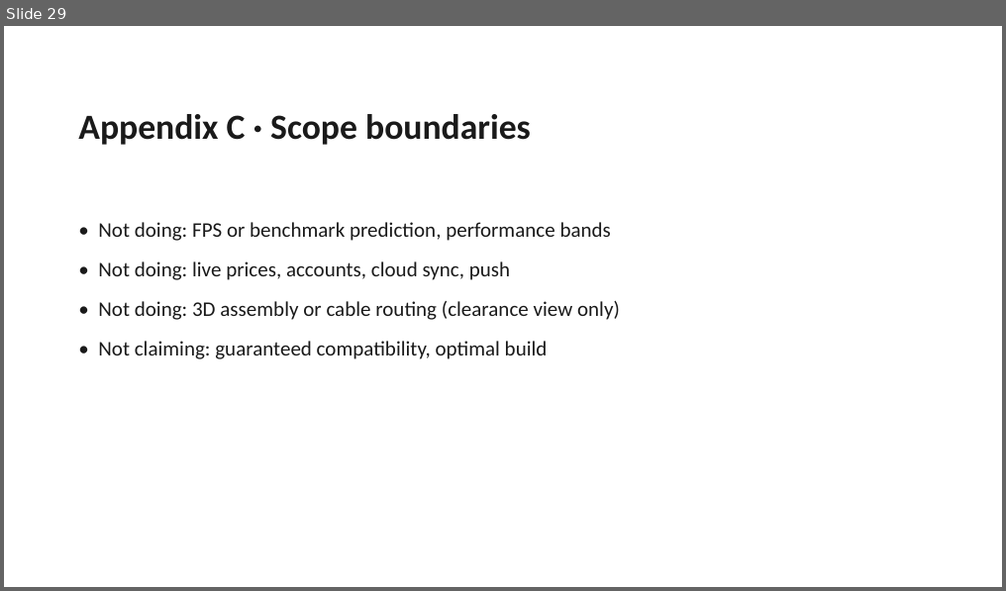
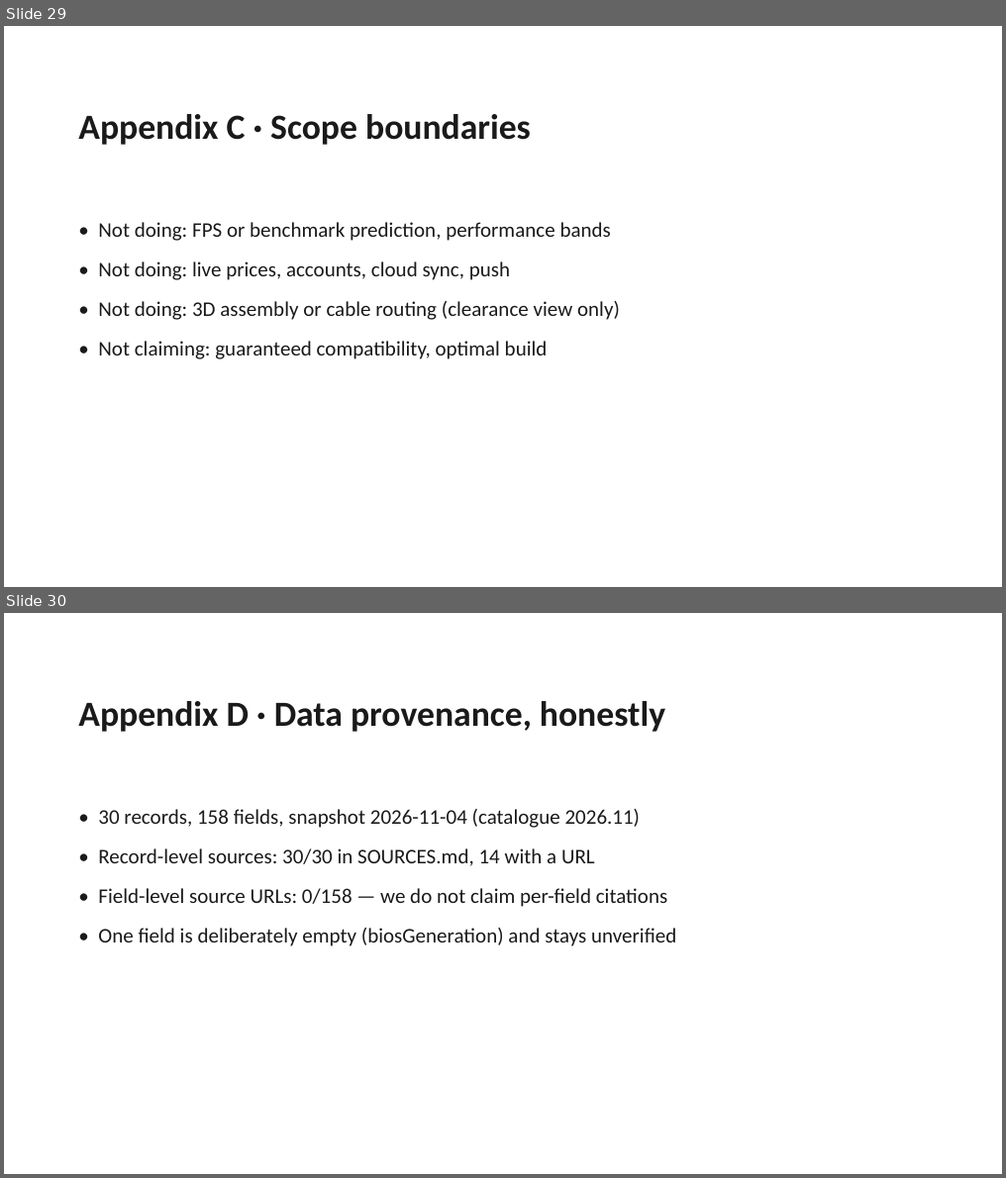
Before and after one commit to pc-buildmate/pcbuildmate, a slide deck: materials/source/Defense_Deck.pptx. Shown one above the other, each under a label of ours: slide 29 before the commit, slides 29 and 30 after it. The pictures are 1006x591 and 1006x1178 pixels, drawn with LibreOffice and Linux fonts; fonts in the diff are those of the drawing. Boxes give left, top, right and bottom in pixels: in the first picture for what was removed or moved away, otherwise in the second. Text is boxed around its words. In the diff, an @@ line names an element or a change of style, - is before the commit and + after.

Commit message:
docs(defense): appendix D for the data question (#120)
"Where does the data come from?" is likely now that the catalogue audit
publishes its numbers. Appendix D answers in four lines: 30 records and
158 fields at a dated snapshot, record-level sources 30/30 with 14 URLs,
field-level source URLs 0/158 (no per-field claim), and the one
deliberately empty field that stays unverified.

The outline's appendix table lists it with its trigger question.

```diff
--- a/materials/source/Defense_Deck.pptx
+++ b/materials/source/Defense_Deck.pptx
@@ slide 30 added at (4, 613, 1002, 1174), background #FFFFFF @@
@@ text added at (78, 701, 665, 732), 34 pt, text #1A1A1A, bold @@
+Appendix D · Data provenance, honestly
@@ text added at (98, 809, 676, 947), 20 pt, text #1A1A1A @@
+• 30 records, 158 fields, snapshot 2026-11-04 (catalogue 2026.11)
+• Record-level sources: 30/30 in SOURCES.md, 14 with a URL
+• Field-level source URLs: 0/158 — we do not claim per-field citations
+• One field is deliberately empty (biosGeneration) and stays unverified
```
Also in this commit, not shown: 1 other file.
